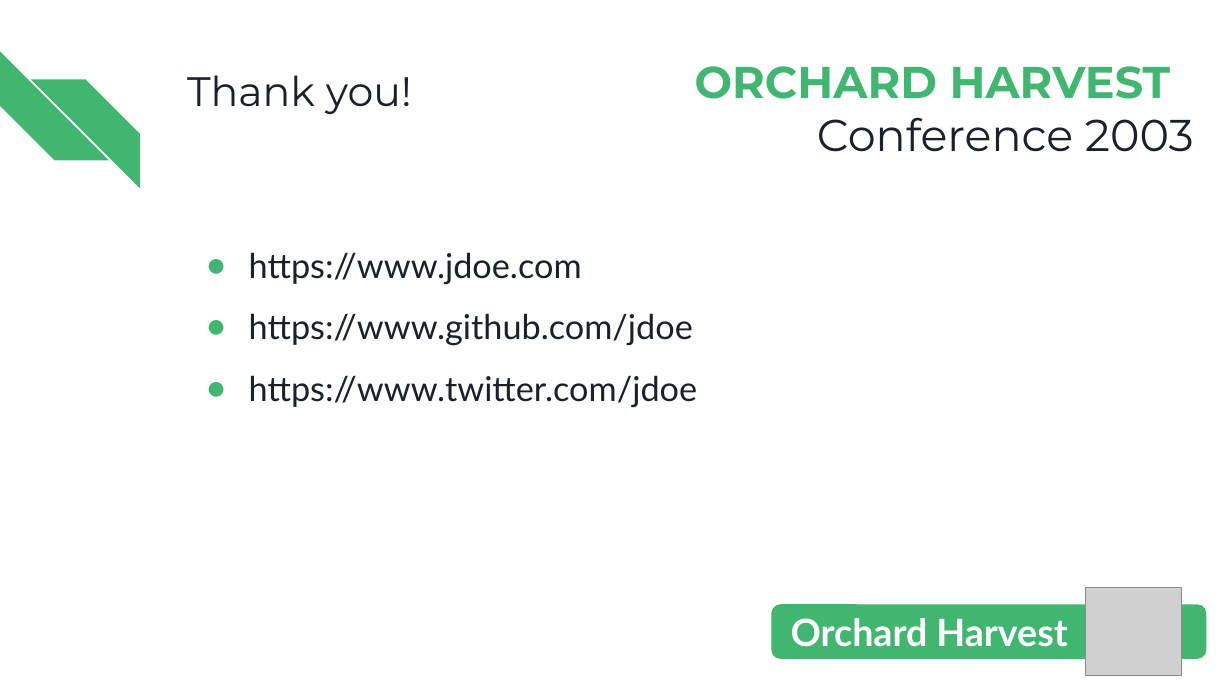
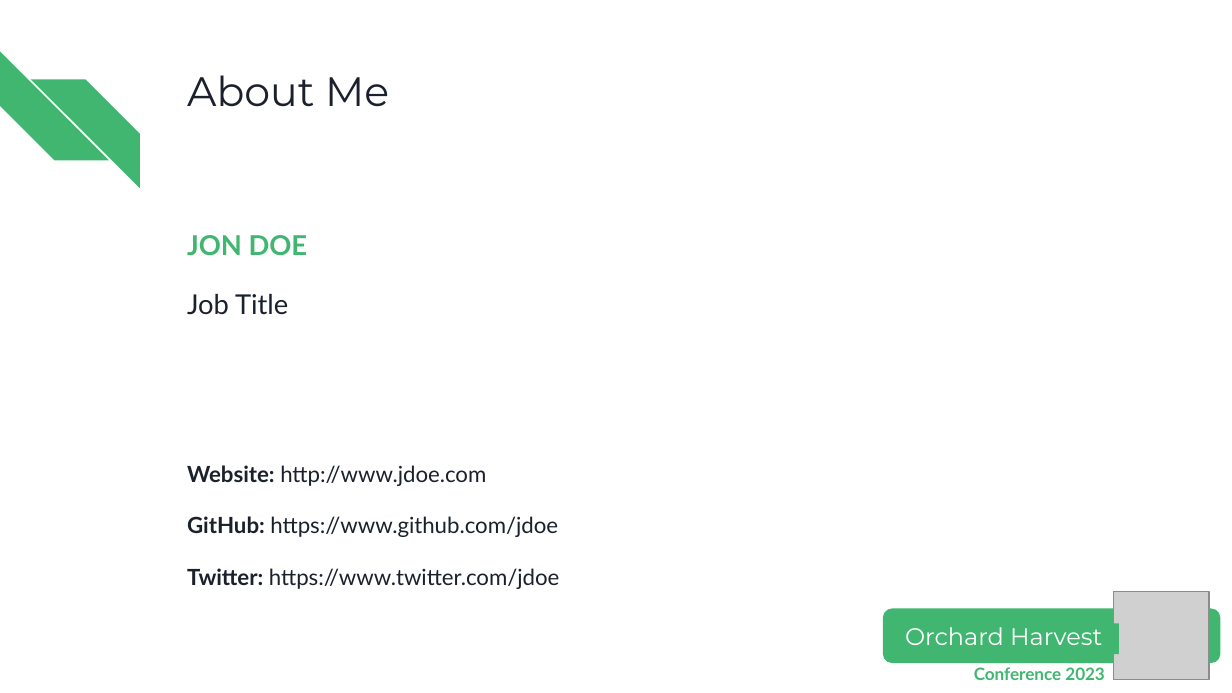
Before and after one commit to OrchardCMS/Orchard-Harvest-Speaker-Toolbox, a slide deck: slide 2 of Orchard Harvest 2023.pptx (slide 4 before the commit). Drawn at 1232x693 pixels with LibreOffice and Linux fonts; fonts in the diff are those of the drawing; grey boxes stand for pictures. Boxes give left, top, right and bottom in pixels: in the first picture for what was removed or moved away, otherwise in the second. Text is boxed around its words. In the diff, an @@ line names an element or a change of style, - is before the commit and + after.

```diff
--- a/Orchard Harvest 2023.pptx
+++ b/Orchard Harvest 2023.pptx
@@ title removed at [187, 75, 412, 114] @@
-Thank you!
@@ title added at [187, 75, 389, 107], 24 pt, text #1B212C @@
+About Me
@@ title removed at [695, 66, 1194, 152] @@
-ORCHARD HARVEST Conference 2003
@@ text at [187, 235, 559, 589]: text changed; size 20 to 13 pt @@
-● https://www.jdoe.com
-● https://www.github.com/jdoe
-● https://www.twitter.com/jdoe
+JON DOE
+Job Title
+Website: http://www.jdoe.com
+GitHub: https://www.github.com/jdoe
+Twitter: https://www.twitter.com/jdoe
@@ picture: place and size @@
-picture at [1085, 588, 1181, 676]
+picture at [1114, 591, 1210, 680]
@@ ellipse added at [1114, 599, 1201, 674], fill #FFFFFF @@
@@ rounded rectangle: place and size @@
-rounded rectangle at [771, 605, 1206, 659]
+rounded rectangle at [883, 609, 1221, 663]
@@ text "Orchard Harvest": place and size @@
-text "Orchard Harvest" at [791, 618, 1067, 647]
+text "Orchard Harvest" at [905, 627, 1102, 645]
@@ text "Orchard Harvest" at [905, 627, 1102, 645]: size 22 to 14 pt, font Lato to Montserrat, bold off; alignment left to centre @@
@@ rectangle added at [1109, 623, 1119, 654], fill #41B670 @@
@@ text added at [974, 667, 1105, 680], 10 pt, text #41B670, bold @@
+Conference 2023
```
Also in this commit, not shown: 1 other slide changed, 2 slides added, 2 slides removed.
